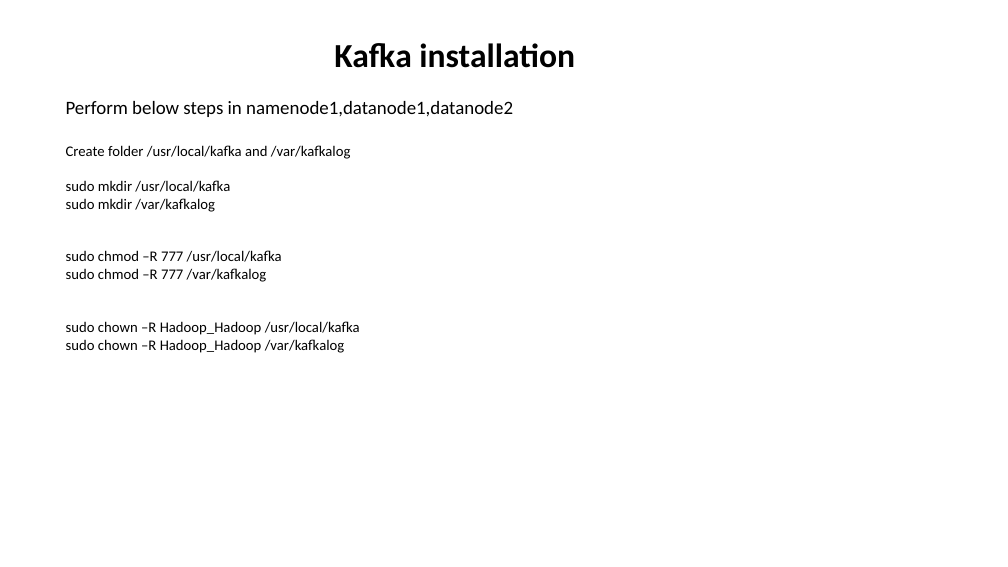
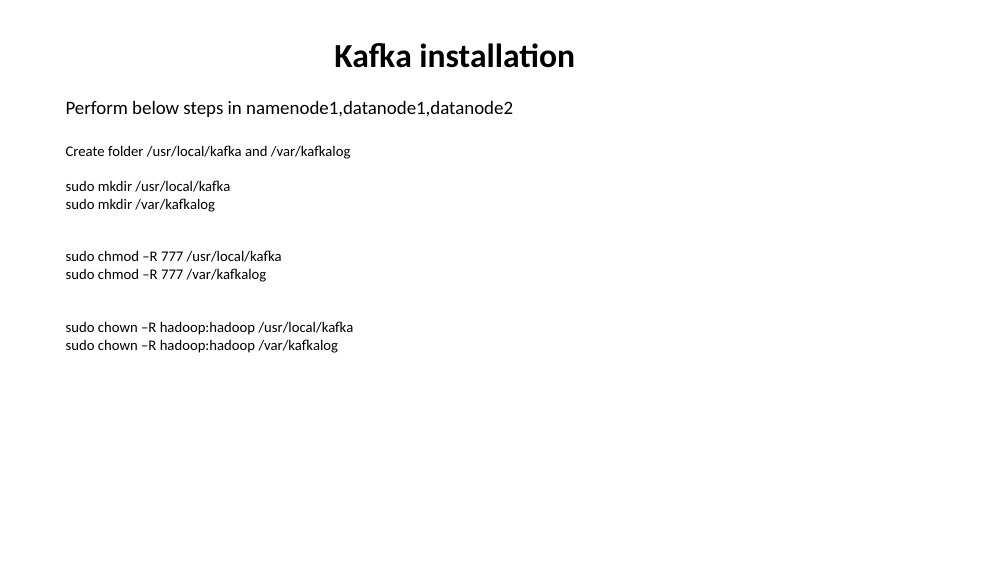
Before and after one commit to aashmishra/Bigdata_ppt, a slide deck: slide 4 of kafka.pptx. Drawn at 1008x567 pixels with LibreOffice and Linux fonts; fonts in the diff are those of the drawing. Boxes give left, top, right and bottom in pixels: in the first picture for what was removed or moved away, otherwise in the second. Text is boxed around its words. In the diff, an @@ line names an element or a change of style, - is before the commit and + after.

```diff
--- a/kafka.pptx
+++ b/kafka.pptx
@@ text at <box>66,321,354,353</box>: text changed @@
-sudo chown –R Hadoop_Hadoop /usr/local/kafka
-sudo chown –R Hadoop_Hadoop /var/kafkalog
+sudo chown –R hadoop:hadoop /usr/local/kafka
+sudo chown –R hadoop:hadoop /var/kafkalog
```
Also in this commit, not shown: 7 other slides changed, 1 slide added, 1 slide removed.
